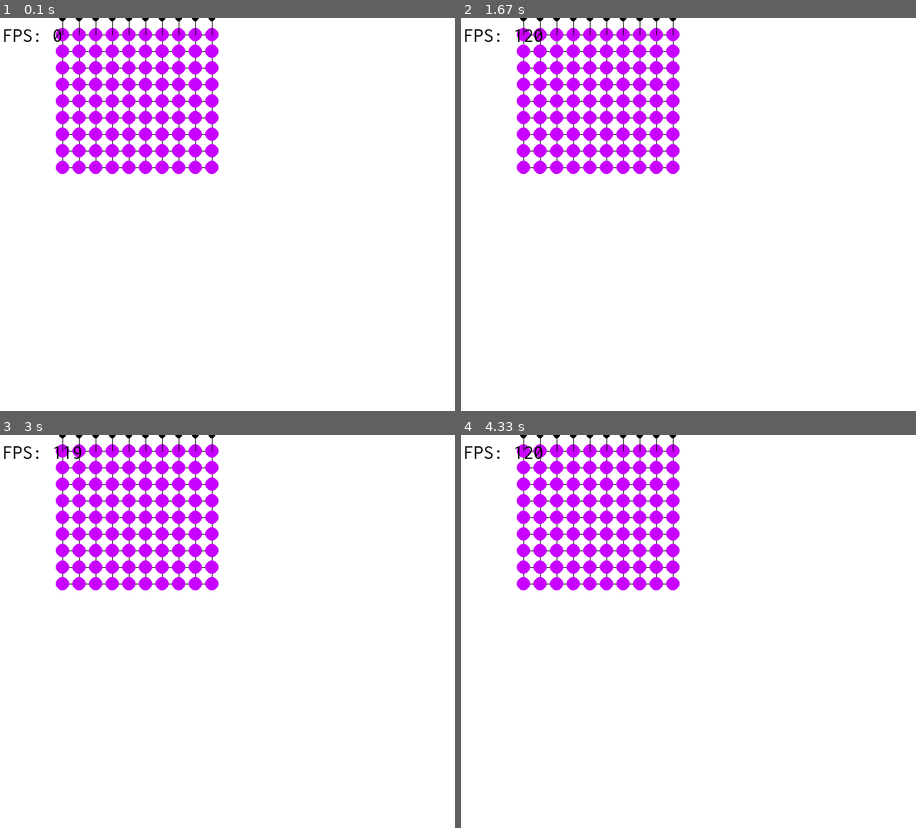
Above: before the commit, frames 1-4 (two rows, left to right).
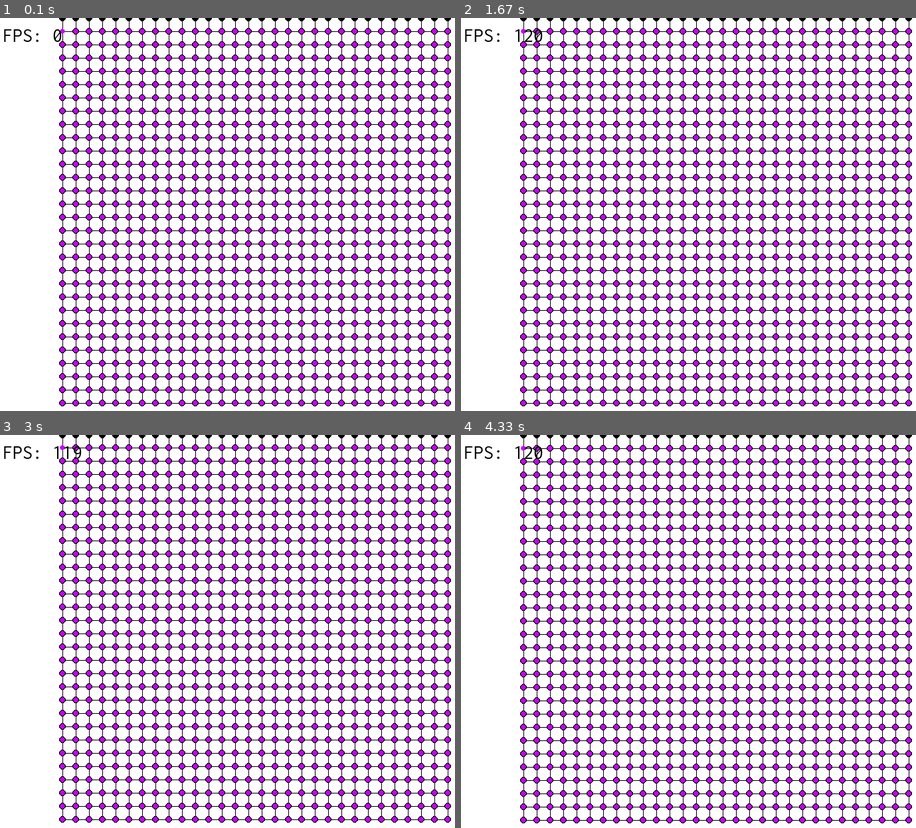
Above: after the commit, the same moments.

Repository: branrickman/cloth_simulation_pygame_pymunk
Game: pygame game, started from src/main.py
Two runs of this game, one before a commit and one after it. Both use one fixed random seed, a clock stepped at 60 frames per second and the inputs below.
Inputs:
- Up to frame 1 (0.1 s): no input
- Up to frame 2 (1.67 s): hold R 0.83-1.3 s; hold D 0.83-1.3 s; hold D from 1.33 s (still down)
- Up to frame 3 (3 s): release D at 1.8 s; hold A 1.83-2.37 s; hold A 2.4-2.8 s; hold D from 2.83 s (still down)
- Up to frame 4 (4.33 s): release D at 3.47 s; hold A 3.5-3.97 s; hold D from 4 s (still down)

The runs differ from the first frame. In frame 1, 25% of the frame differs, in the area x 12-100%, y 0-99%; in frame 2, 25%; in frame 3, 25%; in frame 4, 25%.

Commit message:
Adds more interesting default parameters, re-orders draw calls to hide fixed connectors showing over first row of free nodes

Diff:
--- a/src/main.py
+++ b/src/main.py
@@ -84,14 +84,14 @@
         # pymunk properties
         self.body = pymunk.Body()
         self.body.position = x, y
-        self.shape = pymunk.Circle(self.body, 10)
+        self.shape = pymunk.Circle(self.body, 4)
         self.shape.density = 1
         self.shape.elasticity = 1
         self.shape.collision_type = 2
         self.position_log = []
         self.position_trail_radius = 5
 
-        self.radius = 10
+        self.radius = 4
         self.color = color_list[number]
 
         space.add(self.body, self.shape)
@@ -157,10 +157,11 @@
     def draw(self):
         for connector in self.connectors:
             connector.draw()
+        for fixed_node in self.fixed_nodes:
+            fixed_node.draw()
         for point in self.free_nodes:
             point.draw()
-        for fixed_node in self.fixed_nodes:
-            fixed_node.draw()
+
 
     def apply_force(self):
         pass
@@ -170,7 +171,8 @@
             node.body.apply_impulse_at_local_point((1000, 0))
 
 
-test_net = Net(100, 800, 10, 25)
+test_params = [100, 800, 30, 20]
+test_net = Net(*test_params)
 
 run = True
 play = True
@@ -191,8 +193,7 @@
                 print(f'FPS increased to {FPS}')
             if event.key == pygame.K_r:
                 space.remove(*space.bodies, *space.shapes, *space.constraints)
-                # clear_space(space)
-                test_net = Net(100, 800, 10, 25)
+                test_net = Net(*test_params)
                 print(f'Simulation reset')
             if event.key == pygame.K_i:
                 test_net.apply_disturbance()
